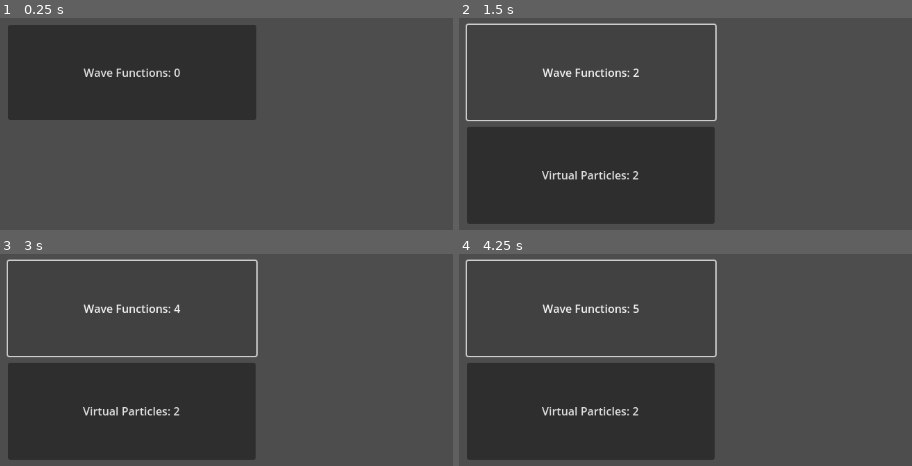
Above: before the commit, frames 1-4 (two rows, left to right).
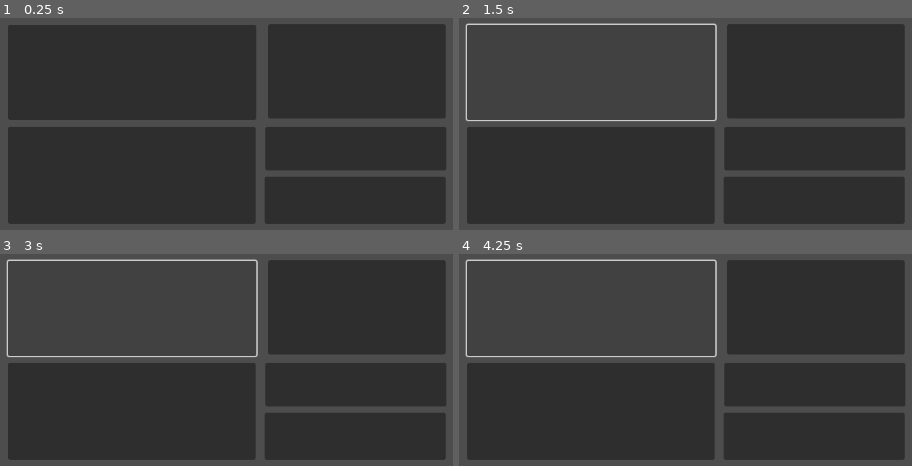
Above: after the commit, the same moments.

Repository: WilliamAHoffman/EmergentUniverse
Game: Godot game, scene res://scenes/root.tscn
Two runs of this game, one before a commit and one after it. Both use one fixed random seed, a clock stepped at 60 frames per second and the inputs below.
Inputs (mouse positions are in pixels of both pictures, inside the frame that each line leads up to):
- Up to frame 1 (0.25 s): no input
- Up to frame 2 (1.5 s): click (590, 73) at 0.5 s, where only the run before the commit has a clickable "Wave Functions: 0"; click (590, 73) at 1.25 s, where only the run before the commit has a clickable "Wave Functions: 1"
- Up to frame 3 (3 s): click (131, 309) at 2 s, where only the run before the commit has a clickable "Wave Functions: 2"; click (131, 309) at 2.75 s, where only the run before the commit has a clickable "Wave Functions: 3"
- Up to frame 4 (4.25 s): click (590, 309) at 3.5 s, where only the run before the commit has a clickable "Wave Functions: 4"

The runs differ from the first frame. In frame 1, 60% of the frame differs, in the area x 1-99%, y 2-98%; in frame 2, 35%; in frame 3, 35%; in frame 4, 35%.

Commit message:
buttons can now fire pre given functions

Diff:
--- a/project.godot
+++ b/project.godot
@@ -14,3 +14,11 @@
 run/main_scene="res://scenes/root.tscn"
 config/features=PackedStringArray("4.2", "Forward Plus")
 config/icon="res://sprites/icon.svg"
+
+[file_customization]
+
+folder_colors={
+"res://scenes/": "green",
+"res://scripts/": "pink",
+"res://sprites/": "yellow"
+}
--- a/scenes/root.tscn
+++ b/scenes/root.tscn
@@ -1,59 +1,53 @@
 [gd_scene load_steps=3 format=3 uid="uid://cyj1qkdkxyycc"]
 
-[ext_resource type="Script" path="res://scripts/resource_manager.gd" id="1_u0srf"]
-[ext_resource type="Script" path="res://scripts/action_manager.gd" id="2_q7vnw"]
+[ext_resource type="Script" path="res://scripts/button_manager.gd" id="1_u0srf"]
+[ext_resource type="Script" path="res://scripts/resource_init.gd" id="2_iomts"]
 
 [node name="Root" type="Node2D"]
 
-[node name="ResourceManager" type="Node2D" parent="." node_paths=PackedStringArray("button_manager_resources")]
+[node name="ButtonManager" type="Node2D" parent="." node_paths=PackedStringArray("button_manager")]
 script = ExtResource("1_u0srf")
-button_manager_resources = NodePath("../ResourceButtonManager")
+button_manager = NodePath("../ButtonManagerControl")
 
-[node name="ResourceButtonManager" type="Control" parent="."]
+[node name="ButtonManagerControl" type="Control" parent="."]
 layout_mode = 3
 anchors_preset = 0
 
-[node name="WaveFunction" type="Button" parent="ResourceButtonManager"]
+[node name="ResourceWaveFunction" type="Button" parent="ButtonManagerControl"]
 layout_mode = 0
 offset_left = 13.0
 offset_top = 10.0
 offset_right = 371.0
 offset_bottom = 147.0
 
-[node name="VirtualParticle" type="Button" parent="ResourceButtonManager"]
+[node name="ResourceVirtualParticle" type="Button" parent="ButtonManagerControl"]
 layout_mode = 0
 offset_left = 13.0
 offset_top = 157.0
 offset_right = 370.0
 offset_bottom = 297.0
+metadata/test = [null]
 
-[node name="UpQuark" type="Button" parent="ResourceButtonManager"]
+[node name="ResourceUpQuark" type="Button" parent="ButtonManagerControl"]
 layout_mode = 0
 offset_left = 384.0
 offset_top = 157.0
 offset_right = 645.0
 offset_bottom = 220.0
 
-[node name="DownQuark" type="Button" parent="ResourceButtonManager"]
+[node name="ResourceDownQuark" type="Button" parent="ButtonManagerControl"]
 layout_mode = 0
 offset_left = 383.0
 offset_top = 229.0
 offset_right = 644.0
 offset_bottom = 297.0
 
-[node name="ActionManager" type="Node2D" parent="." node_paths=PackedStringArray("button_manager_actions")]
-script = ExtResource("2_q7vnw")
-button_manager_actions = NodePath("../ActionButtonManager")
-
-[node name="ActionButtonManager" type="Control" parent="."]
-layout_mode = 3
-anchors_preset = 0
-offset_right = 40.0
-offset_bottom = 40.0
-
-[node name="QuarkAction" type="Button" parent="ActionButtonManager"]
+[node name="ActionQuark" type="Button" parent="ButtonManagerControl"]
 layout_mode = 0
 offset_left = 388.0
 offset_top = 9.0
 offset_right = 644.0
 offset_bottom = 145.0
+
+[node name="ResourceManager" type="Node2D" parent="."]
+script = ExtResource("2_iomts")
--- a/scripts/action_data.gd
+++ /dev/null
@@ -1,11 +0,0 @@
-class_name ActionData
-
-var name : String
-var button_text : String
-var times_done := 0
-var times_per_click := 0
-var times_per_second := 0
-var cost : Dictionary
-var creation_range : Dictionary
-var is_unlocked := false
-var button : Button
--- a/scripts/action_manager.gd
+++ /dev/null
@@ -1,29 +0,0 @@
-extends Node
-
-@export var button_manager_actions : Control
-
-var actions : Dictionary
-
-func _ready():
-	_init_action_data()
-	_init_action_button_data()
-
-
-func _init_action_button_data():
-	for button in button_manager_actions.get_children():
-		actions[button.name].button = button
-		button.connect("pressed",_on_action_button_pressed.bind(button.name))
-		button.text = actions[button.name].button_text + "0"
-		if !actions[button.name].is_unlocked:
-			button.visible = false
-
-
-func _init_action_data():
-	actions["QuarkAction"] = ActionData.new()
-	actions["QuarkAction"].name = "Quark Action"
-	actions["QuarkAction"].button_text = "Quark Actions:"
-	actions["QuarkAction"].cost["VirtualParticle"] = 2
-
-
-func _on_action_button_pressed():
-	print("test")
--- /dev/null
+++ b/scripts/button_data.gd
@@ -0,0 +1,8 @@
+class_name ButtonData
+
+var name : String
+var text : String
+var is_unlocked := false
+var display_quantity : int
+var cost : Dictionary
+var functions : Array
--- /dev/null
+++ b/scripts/button_functions.gd
@@ -0,0 +1,15 @@
+extends Node
+
+
+func _add_resource(resource: ResourceData, amount: int):
+	resource.quantity += amount
+
+
+func _sub_resource(resource: ResourceData, amount: int):
+	resource.quantity -= amount
+
+
+func _random_creation(resource : ResourceData, upperBound : int, lowerBound : int, amount: int):
+	var item_pull = randi_range(0,100)
+	if item_pull in range(lowerBound, upperBound):
+		_add_resource(resource, amount)
--- /dev/null
+++ b/scripts/button_manager.gd
@@ -0,0 +1,19 @@
+extends Node
+
+@export var button_manager : Control
+var buttons : Dictionary
+
+func _ready():
+	_init_button_data()
+
+
+func _on_button_pressed(button):
+	print(button.name)
+	print(buttons[button])
+
+
+func _init_button_data():
+	for button in button_manager.get_children():
+		button.connect("pressed",_on_button_pressed.bind(button))
+
+		buttons[button] = ButtonData.new()
--- a/scripts/resource_data.gd
+++ b/scripts/resource_data.gd
@@ -1,10 +1,7 @@
 class_name ResourceData
 
 var name : String
-var button_text : String
 var quantity := 0
 var quantity_per_click := 0
 var quantity_per_second := 0
-var creation_range : Dictionary
 var is_unlocked := false
-var button : Button
--- /dev/null
+++ b/scripts/resource_init.gd
@@ -0,0 +1,22 @@
+extends Node
+
+var resources : Dictionary
+
+func _init_resource_data():
+	resources["WaveFunction"] = ResourceData.new()
+	resources["WaveFunction"].name = "Wave Function"
+	resources["WaveFunction"].quantity_per_click = 1
+	resources["WaveFunction"].is_unlocked = true
+
+	resources["VirtualParticle"] = ResourceData.new()
+	resources["VirtualParticle"].name = "Virtual Particle"
+
+	resources["UpQuark"] = ResourceData.new()
+	resources["UpQuark"].name = "Up Quark"
+
+	resources["DownQuark"] = ResourceData.new()
+	resources["DownQuark"].name = "Down Quark"
+
+
+func _ready():
+	_init_resource_data()
--- a/scripts/resource_manager.gd
+++ /dev/null
@@ -1,60 +0,0 @@
-extends Node
-
-@export var button_manager_resources : Control
-
-var resources : Dictionary
-
-func _ready():
-	_init_resource_data()
-	_init_resource_button_data()
-
-func _add_resource(resource: String, amount: int):
-	resources[resource].quantity += amount
-	resources[resource].button.text = resources[resource].name + "s: " + str(resources[resource].quantity)
-	resources[resource].is_unlocked = true
-	resources[resource].button.visible = true
-	if resources[resource].creation_range != null:
-		_random_creation(resource)
-
-func _sub_resource(resource: String, amount: int):
-	resources[resource].quantity -= amount
-	resources[resource].button.text = resources[resource].flavor + str(resources[resource].quantity)
-
-func _init_resource_data():
-	resources["WaveFunction"] = ResourceData.new()
-	resources["WaveFunction"].name = "Wave Function"
-	resources["WaveFunction"].button_text = "Wave Functions: "
-	resources["WaveFunction"].quantity_per_click = 1
-	resources["WaveFunction"].is_unlocked = true
-	resources["WaveFunction"].creation_range["VirtualParticle"] = [0, 50, 1]
-
-	resources["VirtualParticle"] = ResourceData.new()
-	resources["VirtualParticle"].name = "Virtual Particle"
-	resources["VirtualParticle"].button_text = "Virtual Particles: "
-
-	resources["UpQuark"] = ResourceData.new()
-	resources["UpQuark"].name = "Up Quark"
-	resources["UpQuark"].button_text = "Up Quarks: "
-
-	resources["DownQuark"] = ResourceData.new()
-	resources["DownQuark"].name = "Down Quark"
-	resources["DownQuark"].button_text = "Down Quarks:"
-
-
-func _on_resource_button_pressed(resource : String):
-	if resources[resource].is_unlocked && resources[resource].quantity_per_click > 0:
-		_add_resource(resource, resources[resource].quantity_per_click)
-
-func _random_creation(resource : String):
-	var item_pull = randi_range(0,100)
-	for item in resources[resource].creation_range:
-		if item_pull in range(resources[resource].creation_range[item][0], resources[resource].creation_range[item][1]):
-			_add_resource(item, resources[resource].creation_range[item][2])
-
-func _init_resource_button_data():
-	for button in button_manager_resources.get_children():
-		resources[button.name].button = button
-		button.connect("pressed",_on_resource_button_pressed.bind(button.name))
-		button.text = resources[button.name].button_text + "0"
-		if !resources[button.name].is_unlocked:
-			button.visible = false
